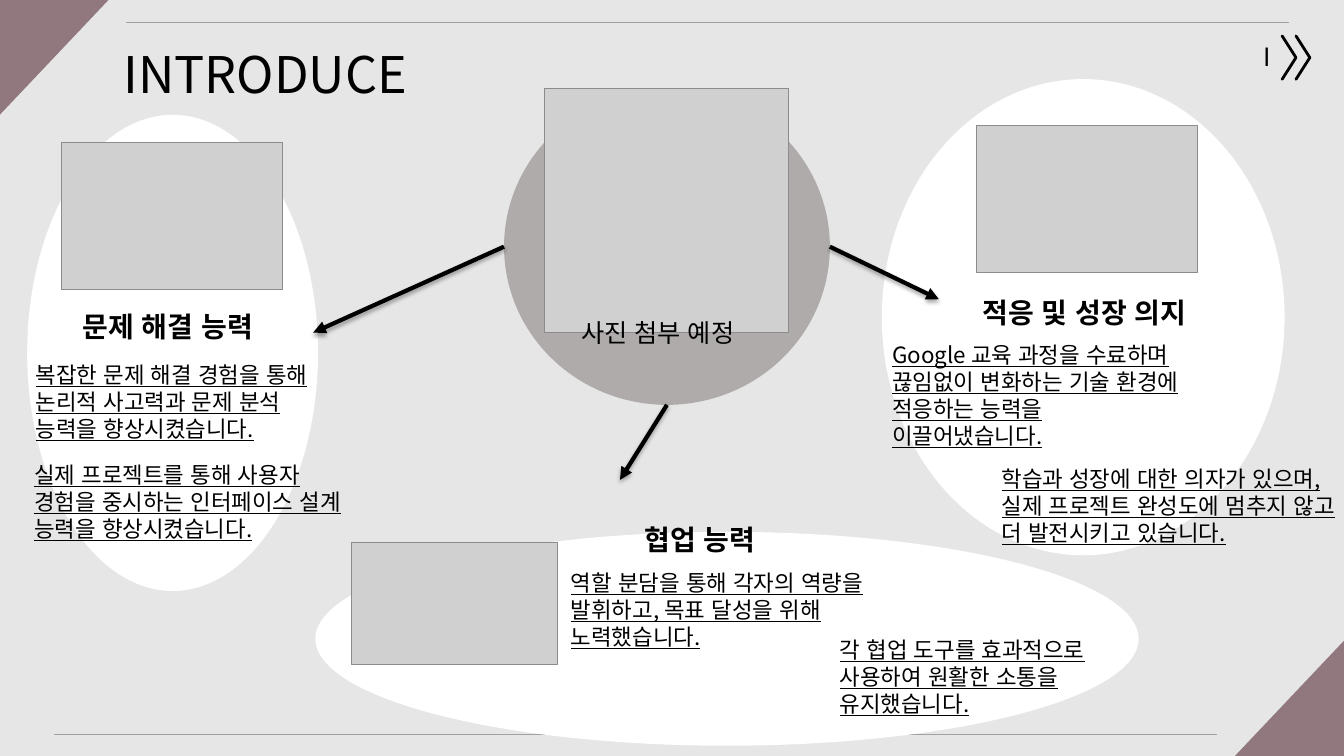
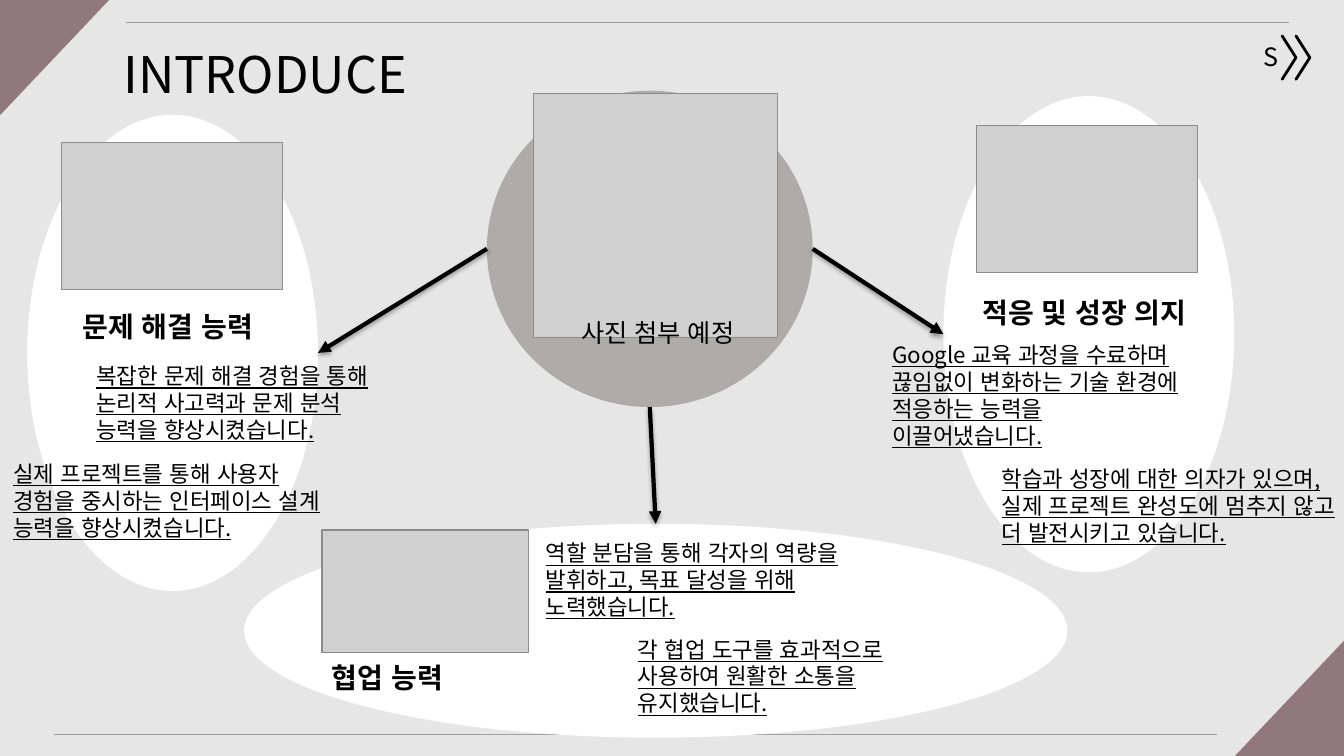
Before and after one commit to germ47/portfolio, a slide deck: slide 2 of 찐 포트폴리오.pptx. Drawn at 1344x756 pixels with LibreOffice and Linux fonts; fonts in the diff are those of the drawing; grey boxes stand for pictures. Boxes give left, top, right and bottom in pixels: in the first picture for what was removed or moved away, otherwise in the second. Text is boxed around its words. In the diff, an @@ line names an element or a change of style, - is before the commit and + after.

```diff
--- a/찐 포트폴리오.pptx
+++ b/찐 포트폴리오.pptx
@@ text at box(1263, 47, 1278, 67): text changed @@
-I
+S
@@ ellipse: place and size @@
-ellipse at box(504, 89, 830, 405)
+ellipse at box(487, 91, 813, 407)
@@ picture: place and size @@
-picture at box(545, 89, 789, 333)
+picture at box(533, 94, 777, 338)
@@ ellipse: place and size @@
-ellipse at box(882, 79, 1286, 555)
+ellipse at box(944, 96, 1235, 572)
@@ arrow moved from (504, 247) - (314, 333) to (487, 249) - (319, 353) @@
@@ arrow moved from (830, 247) - (939, 299) to (813, 249) - (944, 335) @@
@@ text "복잡한 문제 해결 경험을 통해 ...": place and size @@
-text "복잡한 문제 해결 경험을 통해 ..." at box(36, 364, 307, 441)
+text "복잡한 문제 해결 경험을 통해 ..." at box(96, 365, 368, 442)
@@ arrow moved from (667, 405) - (620, 480) to (650, 407) - (656, 524) @@
@@ text "실제 프로젝트를 통해 사용자 경험을 ...": place and size @@
-text "실제 프로젝트를 통해 사용자 경험을 ..." at box(34, 464, 341, 541)
+text "실제 프로젝트를 통해 사용자 경험을 ..." at box(13, 463, 320, 540)
@@ ellipse: place and size @@
-ellipse at box(315, 532, 1139, 746)
+ellipse at box(243, 524, 1067, 738)
@@ picture: place and size @@
-picture at box(352, 542, 559, 664)
+picture at box(322, 530, 528, 652)
@@ text "역할 분담을 통해 각자의 역량을 ...": place and size @@
-text "역할 분담을 통해 각자의 역량을 ..." at box(571, 572, 863, 649)
+text "역할 분담을 통해 각자의 역량을 ..." at box(546, 542, 838, 619)
@@ text "협업 능력": place and size @@
-text "협업 능력" at box(644, 526, 756, 553)
+text "협업 능력" at box(332, 664, 443, 691)
@@ text "각 협업 도구를 효과적으로 사용하여 ...": place and size @@
-text "각 협업 도구를 효과적으로 사용하여 ..." at box(840, 639, 1085, 716)
+text "각 협업 도구를 효과적으로 사용하여 ..." at box(638, 639, 883, 716)
```
Also in this commit, not shown: 2 other slides changed, 3 slides added, 4 slides removed, 1 other file.
